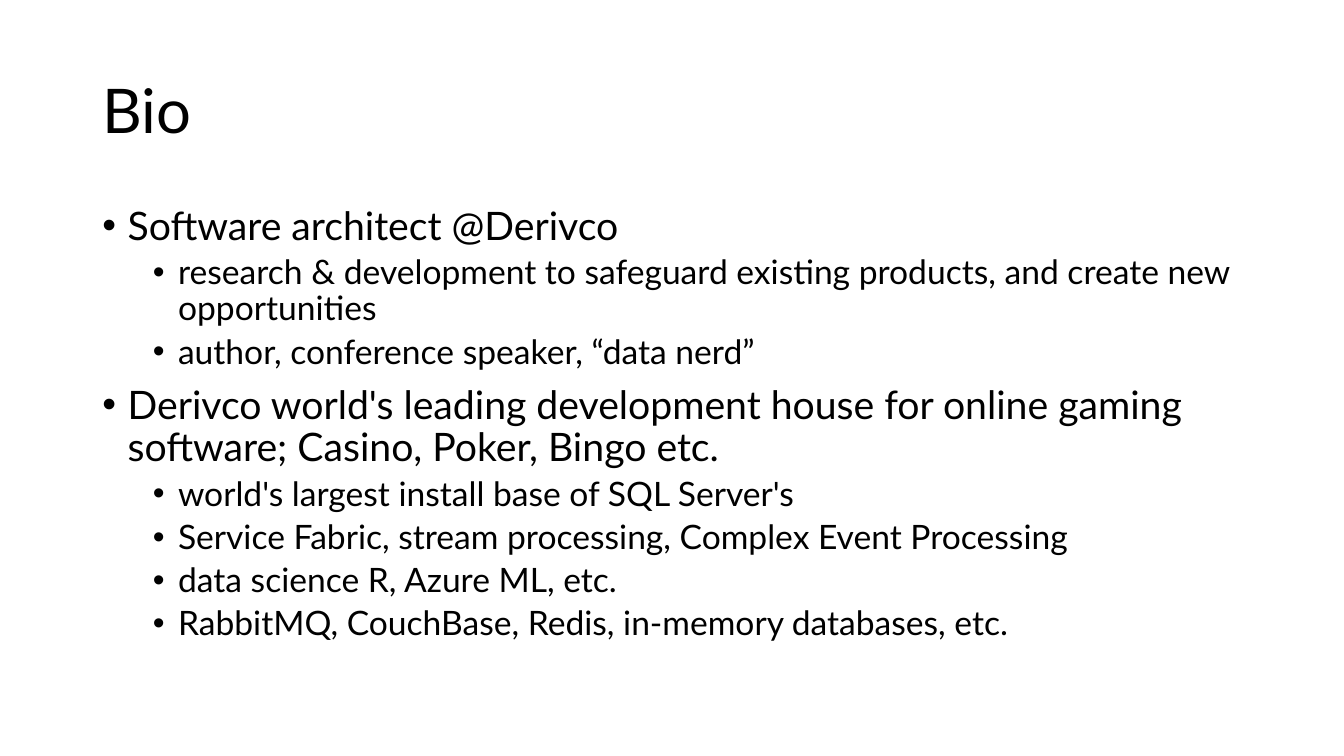
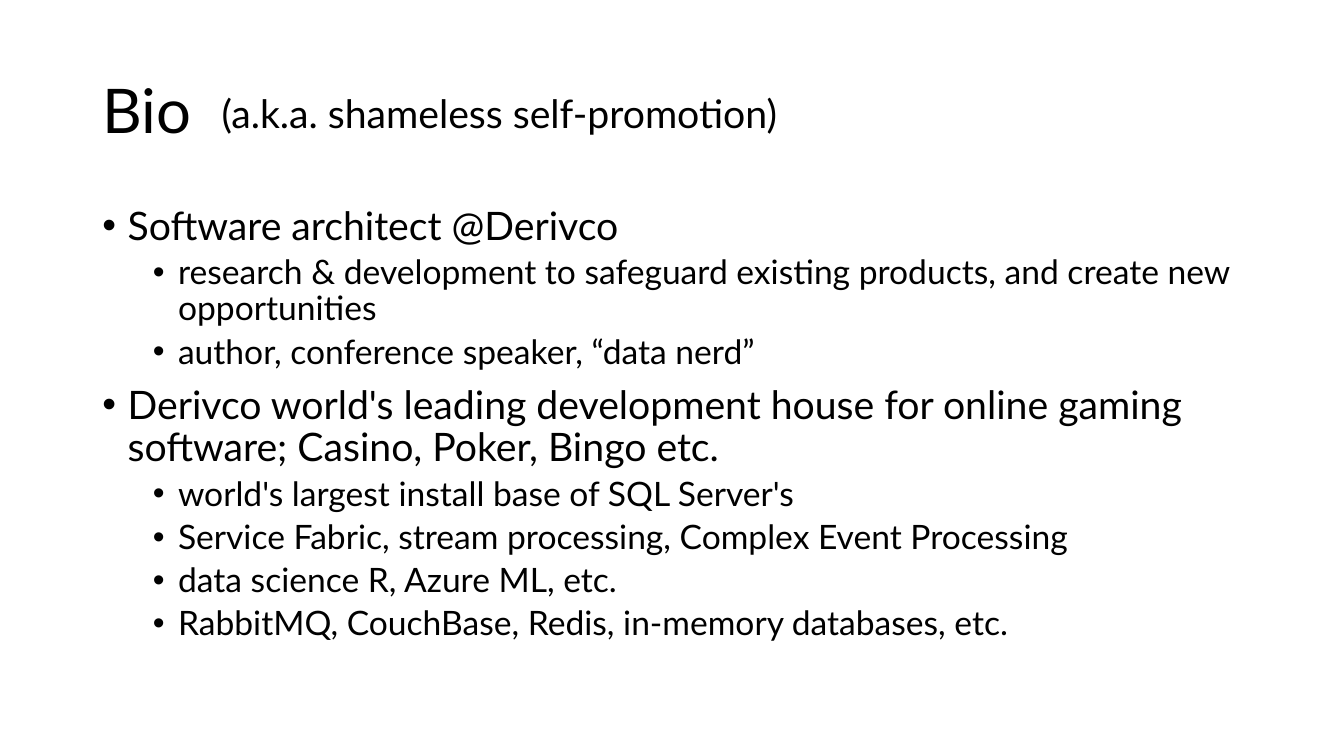
Before and after one commit to nberglund/TechnicalCommunityContent, a slide deck: slide 2 of Big Data and Analytics/Azure Machine Learning/Session 1 - Introduction and Slides/Azure Machine Learning.pptx. Drawn at 1344x756 pixels with LibreOffice and Linux fonts; fonts in the diff are those of the drawing. Boxes give left, top, right and bottom in pixels: in the first picture for what was removed or moved away, otherwise in the second. Text is boxed around its words. In the diff, an @@ line names an element or a change of style, - is before the commit and + after.

Commit message:
Updates

```diff
--- a/Big Data and Analytics/Azure Machine Learning/Session 1 - Introduction and Slides/Azure Machine Learning.pptx
+++ b/Big Data and Analytics/Azure Machine Learning/Session 1 - Introduction and Slides/Azure Machine Learning.pptx
@@ text added at (222, 97, 777, 135), 28 pt, text #000000 @@
+(a.k.a. shameless self-promotion)
```
